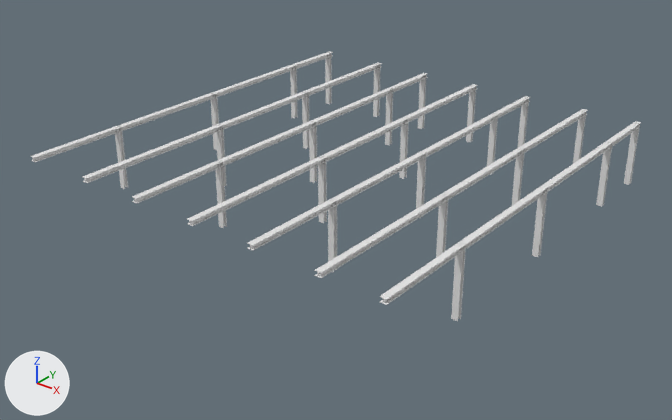
One commit to the OBJ model Assets/Modelos/Estructura_Vigas.obj: the scene before it, then after it.
The view is the same before and after, from a 50 mm lens placed at (31.0, -39.8, 23.9), pointed at (0.0, -1.1, -0.1). Every picture has the same lights, and +X, +Y and +Z are marked at lower left. Where no turn or scale is listed for an object, it has been applied to the vertices.

The older version as bpy lines, for what is in view:
```python
me_estructura_vigas = bpy.data.meshes.new('Estructura_Vigas')
me_estructura_vigas.from_pydata(...)  # 1024 vertices, 960 faces; spans x -12.2..12.2, y -13.0..13.3, z 0.0..4.0
ob_estructura_vigas = bpy.data.objects.new('Estructura_Vigas', me_estructura_vigas)
ob_estructura_vigas.location = (0.0, 0.0, 0.0)
```
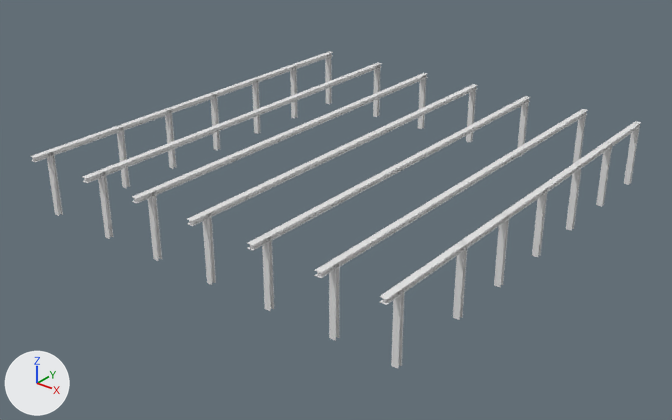
The change in detail:
me_estructura_vigas has 1024 vertices, 960 faces and spans x -12.2..12.2, y -13.0..13.3, z 0.0..4.0.
me_estructura_vigas is used by ob_estructura_vigas; location (0.0, 0.0, 0.0).
me_estructura_vigas part 1: the loose piece of 32 vertices spanning x 8.3..8.7, y 4.9..5.1, z 0.0..4.0 is moved by (3.5, 0.0, 0.0).
me_estructura_vigas part 2: the loose piece of 32 vertices spanning x -7.7..-7.3, y 4.9..5.1, z 0.0..4.0 is moved by (-4.5, 0.0, 0.0).
me_estructura_vigas part 3: the loose piece of 32 vertices spanning x 8.3..8.7, y -3.1..-2.9, z 0.0..4.0 is moved by (3.5, 0.0, 0.0).
me_estructura_vigas part 4: the loose piece of 32 vertices spanning x -12.2..-11.8, y -7.1..-6.9, z 0.0..4.0 is moved by (0.0, 4.0, 0.0).
me_estructura_vigas part 5: the loose piece of 32 vertices spanning x 11.8..12.2, y -7.1..-6.9, z 0.0..4.0 is moved by (0.0, -4.9, 0.0).
me_estructura_vigas part 6: the loose piece of 32 vertices spanning x 4.3..4.7, y -7.1..-6.9, z 0.0..4.0 is moved by (4.0, -4.9, 0.0).
me_estructura_vigas part 7: the loose piece of 32 vertices spanning x 0.3..0.7, y -3.1..-2.9, z 0.0..4.0 is moved by (4.0, -8.9, 0.0).
me_estructura_vigas part 8: the loose piece of 32 vertices spanning x -3.7..-3.3, y -7.1..-6.9, z 0.0..4.0 is moved by (4.0, -4.9, 0.0).
me_estructura_vigas part 9: the loose piece of 32 vertices spanning x -7.7..-7.3, y -3.1..-2.9, z 0.0..4.0 is moved by (4.0, -8.9, 0.0).
me_estructura_vigas part 10: the loose piece of 32 vertices spanning x -3.7..-3.3, y 0.9..1.1, z 0.0..4.0 is moved by (-4.0, -12.9, 0.0).
me_estructura_vigas part 11: the loose piece of 32 vertices spanning x 4.3..4.7, y 0.9..1.1, z 0.0..4.0 is moved by (-16.5, -12.9, 0.0).
me_estructura_vigas part 12: the loose piece of 32 vertices spanning x -3.7..-3.3, y 8.9..9.1, z 0.0..4.0 is moved by (-8.5, -15.9, 0.0).
me_estructura_vigas part 13: the loose piece of 32 vertices spanning x 0.3..0.7, y 4.9..5.1, z 0.0..4.0 is moved by (11.4, -11.9, 0.0).
me_estructura_vigas part 14: the loose piece of 32 vertices spanning x 4.3..4.7, y 8.9..9.1, z 0.0..4.0 is deleted.

What differs and where, as boxes [x1, y1, x2, y2] in the pictures (672 x 420 px; the box of a moved part takes in the faces that stretch with it):
'Estructura_Vigas', reshaped (18% taller)
    before: [31, 51, 641, 321]
    after: [31, 51, 641, 369]
part 1 of me_estructura_vigas, moved or reshaped
    before: [512, 148, 525, 205]
    after: [566, 162, 582, 231]
part 2 of me_estructura_vigas, moved or reshaped
    before: [302, 91, 309, 149]
    after: [252, 78, 261, 134]
part 3 of me_estructura_vigas, moved or reshaped
    before: [436, 194, 448, 257]
    after: [494, 212, 509, 287]
part 4 of me_estructura_vigas, moved or reshaped
    before: [115, 126, 128, 189]
    after: [165, 110, 176, 169]
part 5 of me_estructura_vigas, moved or reshaped
    before: [451, 245, 466, 321]
    after: [391, 284, 405, 369]
part 6 of me_estructura_vigas, moved or reshaped
    before: [328, 198, 337, 272]
    after: [329, 260, 340, 341]
part 7 of me_estructura_vigas, moved or reshaped
    before: [318, 158, 327, 224]
    after: [262, 233, 274, 311]
part 8 of me_estructura_vigas, moved or reshaped
    before: [215, 162, 227, 228]
    after: [203, 210, 216, 285]
part 9 of me_estructura_vigas, moved or reshaped
    before: [216, 124, 227, 186]
    after: [148, 189, 162, 261]
part 10 of me_estructura_vigas, moved or reshaped
    before: [309, 121, 317, 183]
    after: [98, 169, 113, 239]
part 11 of me_estructura_vigas, moved or reshaped
    before: [416, 152, 426, 218]
    after: [47, 151, 63, 216]
part 12 of me_estructura_vigas, moved or reshaped
    before: [385, 89, 393, 145]
    after: [117, 125, 130, 188]
part 13 of me_estructura_vigas, moved or reshaped
    before: [399, 117, 409, 179]
    after: [453, 241, 468, 320]
part 14 of me_estructura_vigas, deleted
    before: [487, 113, 498, 175]
